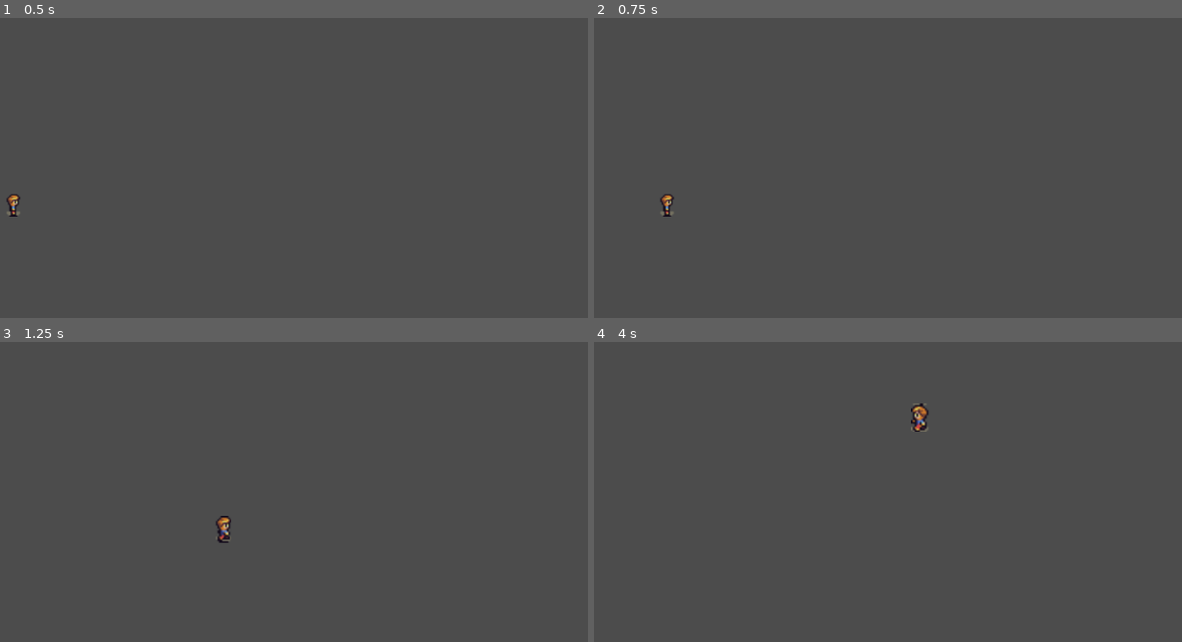
Above: before the commit, frames 1-4 (two rows, left to right).
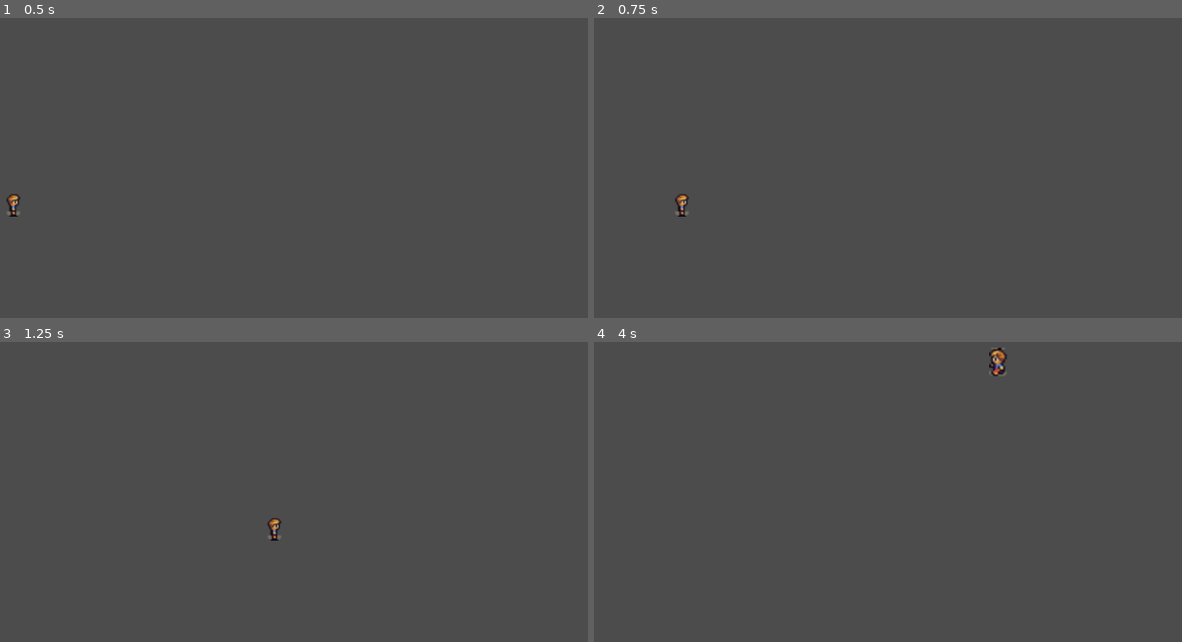
Above: after the commit, the same moments.

Repository: quentin244/godotjam
Game: Godot game, scene res://Character/Player.tscn
Two runs of this game, one before a commit and one after it. Both use one fixed random seed, a clock stepped at 60 frames per second and the inputs below. Before the commit the project starts from res://Player.tscn.
Inputs:
- Up to frame 1 (0.5 s): no input
- Up to frame 2 (0.75 s): tap Enter at 0.5 s; hold Right (ui_right) from 0.53 s (still down)
- Up to frame 3 (1.25 s): keep holding Right (ui_right)
- Up to frame 4 (4 s): release Right (ui_right) at 1.28 s; hold Down (ui_down) 1.28-2.03 s; tap Space at 2 s; hold Right (ui_right) 2.03-2.78 s; hold Up (ui_up) 2.78-3.53 s; hold Left (ui_left) from 3.53 s (still down)

Frame 1 is identical in both runs. In frame 2, 0.2% of the frame differs, in the area x 11-17%, y 58-67%; in frame 3, 0.3%; in frame 4, 0.4%, in the area x 53-71%, y 1-30%.

Commit message:
Personnage?

Diff:
--- a/Personnage/Player.gd
+++ b/Personnage/Character/Player.gd
@@ -1,8 +1,8 @@
-extends Area2D
+extends KinematicBody2D
 
 signal hit
 
-export (int) var SPEED
+var SPEED = 500
 var velocity = Vector2()
 var screensize
 
--- /dev/null
+++ b/Personnage/Character/Player.tscn
@@ -0,0 +1,62 @@
+[gd_scene load_steps=15 format=2]
+
+[ext_resource path="res://Character/Player.gd" type="Script" id=1]
+[ext_resource path="res://assets/Down1.png" type="Texture" id=2]
+[ext_resource path="res://assets/Down2.png" type="Texture" id=3]
+[ext_resource path="res://assets/Down3.png" type="Texture" id=4]
+[ext_resource path="res://assets/Right1.png" type="Texture" id=5]
+[ext_resource path="res://assets/Right2.png" type="Texture" id=6]
+[ext_resource path="res://assets/Right3.png" type="Texture" id=7]
+[ext_resource path="res://assets/Left1.png" type="Texture" id=8]
+[ext_resource path="res://assets/Left2.png" type="Texture" id=9]
+[ext_resource path="res://assets/Left3.png" type="Texture" id=10]
+[ext_resource path="res://assets/Up1.png" type="Texture" id=11]
+[ext_resource path="res://assets/Up2.png" type="Texture" id=12]
+[ext_resource path="res://assets/Up3.png" type="Texture" id=13]
+
+[sub_resource type="SpriteFrames" id=1]
+
+animations = [ {
+"frames": [ ExtResource( 2 ), ExtResource( 3 ), ExtResource( 4 ) ],
+"loop": true,
+"name": "down",
+"speed": 5.0
+}, {
+"frames": [ ExtResource( 5 ), ExtResource( 6 ), ExtResource( 7 ) ],
+"loop": true,
+"name": "right",
+"speed": 5.0
+}, {
+"frames": [ ExtResource( 8 ), ExtResource( 9 ), ExtResource( 10 ) ],
+"loop": true,
+"name": "left",
+"speed": 5.0
+}, {
+"frames": [ ExtResource( 11 ), ExtResource( 12 ), ExtResource( 13 ) ],
+"loop": true,
+"name": "up",
+"speed": 5.0
+} ]
+
+[node name="Player" type="KinematicBody2D" index="0"]
+
+input_pickable = false
+collision_layer = 1
+collision_mask = 1
+collision/safe_margin = 0.08
+script = ExtResource( 1 )
+_sections_unfolded = [ "Transform" ]
+
+[node name="AnimatedSprite" type="AnimatedSprite" parent="." index="0"]
+
+position = Vector2( 2, -1 )
+scale = Vector2( 0.5, 0.5 )
+frames = SubResource( 1 )
+animation = "right"
+frame = 1
+_sections_unfolded = [ "Material", "Pause", "Region", "Transform", "Visibility", "Z", "Z Index" ]
+
+[node name="StartPosition" type="Position2D" parent="." index="1"]
+
+position = Vector2( 240, 450 )
+_sections_unfolded = [ "Transform" ]
--- /dev/null
+++ b/Personnage/Level.tscn
@@ -0,0 +1,7 @@
+[gd_scene load_steps=2 format=2]
+
+[ext_resource path="res://Character/Player.tscn" type="PackedScene" id=1]
+
+[node name="Level" type="Node2D"]
+
+[node name="Player" parent="." index="0" instance=ExtResource( 1 )]
--- a/Personnage/Player.tscn
+++ /dev/null
@@ -1,68 +0,0 @@
-[gd_scene load_steps=15 format=2]
-
-[ext_resource path="res://Player.gd" type="Script" id=1]
-[ext_resource path="res://art/Down1.png" type="Texture" id=2]
-[ext_resource path="res://art/Down2.png" type="Texture" id=3]
-[ext_resource path="res://art/Down3.png" type="Texture" id=4]
-[ext_resource path="res://art/Right1.png" type="Texture" id=5]
-[ext_resource path="res://art/Right2.png" type="Texture" id=6]
-[ext_resource path="res://art/Right3.png" type="Texture" id=7]
-[ext_resource path="res://art/Left1.png" type="Texture" id=8]
-[ext_resource path="res://art/Left2.png" type="Texture" id=9]
-[ext_resource path="res://art/Left3.png" type="Texture" id=10]
-[ext_resource path="res://art/Up1.png" type="Texture" id=11]
-[ext_resource path="res://art/Up2.png" type="Texture" id=12]
-[ext_resource path="res://art/Up3.png" type="Texture" id=13]
-
-[sub_resource type="SpriteFrames" id=1]
-
-animations = [ {
-"frames": [ ExtResource( 2 ), ExtResource( 3 ), ExtResource( 4 ) ],
-"loop": true,
-"name": "down",
-"speed": 5.0
-}, {
-"frames": [ ExtResource( 5 ), ExtResource( 6 ), ExtResource( 7 ) ],
-"loop": true,
-"name": "right",
-"speed": 2.0
-}, {
-"frames": [ ExtResource( 8 ), ExtResource( 9 ), ExtResource( 10 ) ],
-"loop": true,
-"name": "left",
-"speed": 5.0
-}, {
-"frames": [ ExtResource( 11 ), ExtResource( 12 ), ExtResource( 13 ) ],
-"loop": true,
-"name": "up",
-"speed": 5.0
-} ]
-
-[node name="Player" type="Area2D" index="0"]
-
-input_pickable = true
-gravity_vec = Vector2( 0, 1 )
-gravity = 98.0
-linear_damp = 0.1
-angular_damp = 1.0
-audio_bus_override = false
-audio_bus_name = "Master"
-script = ExtResource( 1 )
-_sections_unfolded = [ "Transform" ]
-SPEED = 400
-
-[node name="AnimatedSprite" type="AnimatedSprite" parent="." index="0"]
-
-position = Vector2( 2, -1 )
-scale = Vector2( 0.5, 0.5 )
-frames = SubResource( 1 )
-animation = "right"
-frame = 1
-_sections_unfolded = [ "Region", "Transform", "Z" ]
-
-[node name="StartPosition" type="Position2D" parent="." index="1"]
-
-position = Vector2( 240, 450 )
-_sections_unfolded = [ "Transform" ]
-
-[connection signal="body_entered" from="." to="." method="_on_Player_body_entered"]
--- a/Personnage/project.godot
+++ b/Personnage/project.godot
@@ -11,7 +11,7 @@
 [application]
 
 config/name="Personnage"
-run/main_scene="res://Player.tscn"
+run/main_scene="res://Character/Player.tscn"
 config/icon="res://icon.png"
 
 [rendering]
Renamed: Personnage/art/Down1.png -> Personnage/assets/Down1.png
Not shown, changed: Personnage/assets/Down1.png.import
Renamed: Personnage/art/Down2.png -> Personnage/assets/Down2.png
Not shown, changed: Personnage/assets/Down2.png.import
Renamed: Personnage/art/Down3.png -> Personnage/assets/Down3.png
Not shown, changed: Personnage/assets/Down3.png.import
Renamed: Personnage/art/Left1.png -> Personnage/assets/Left1.png
Not shown, changed: Personnage/assets/Left1.png.import
Renamed: Personnage/art/Left2.png -> Personnage/assets/Left2.png
Not shown, changed: Personnage/assets/Left2.png.import
Renamed: Personnage/art/Left3.png -> Personnage/assets/Left3.png
Not shown, changed: Personnage/assets/Left3.png.import
(and 14 more such lines)
